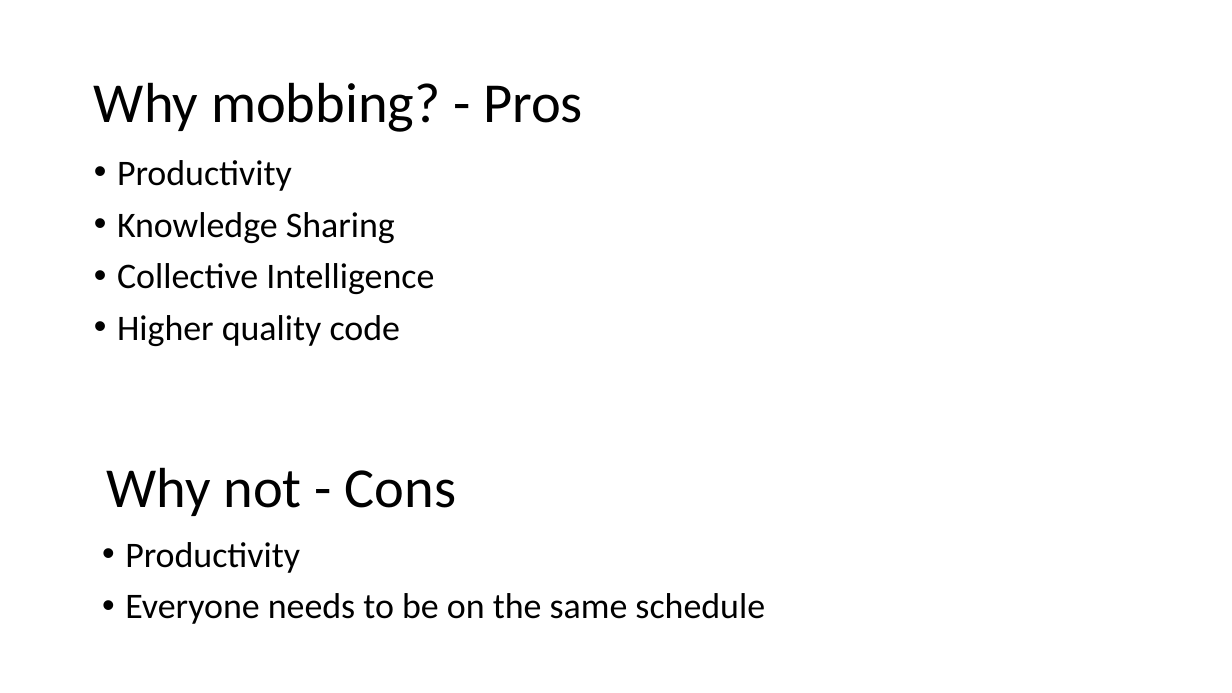
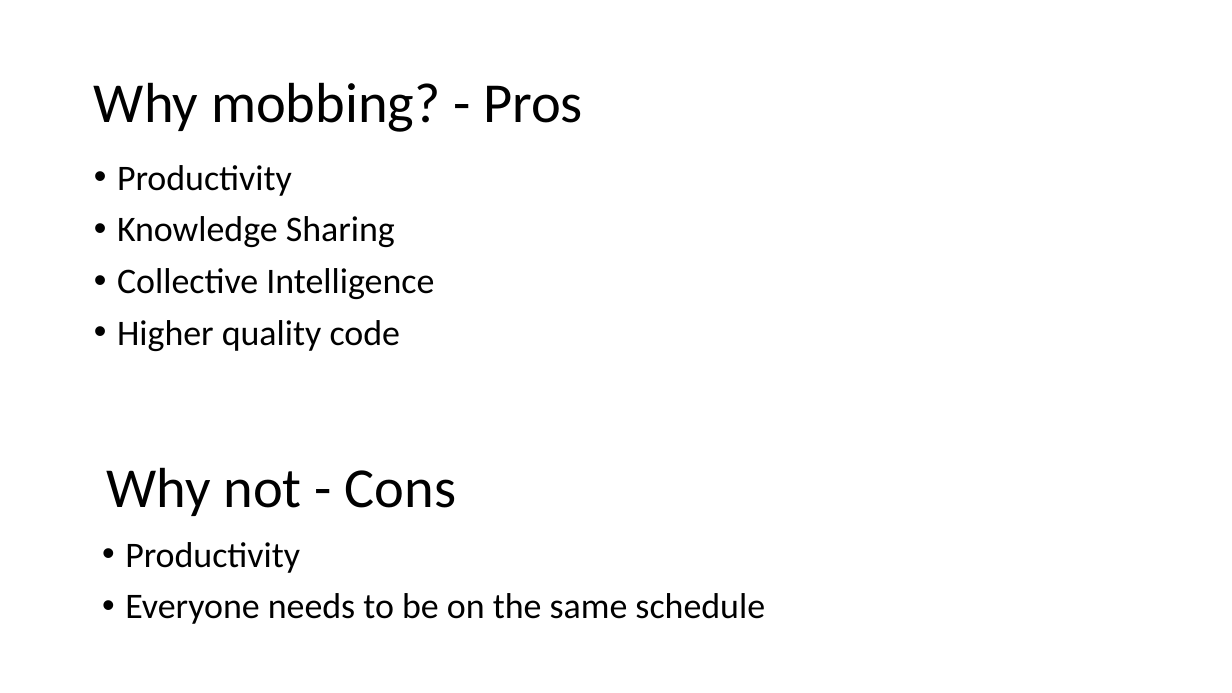
Before and after one commit to jonathan-r-jones/Mob-Programming-Demo, a slide deck: slide 4 of mob.pptx. Drawn at 1232x693 pixels with LibreOffice and Linux fonts; fonts in the diff are those of the drawing. Boxes give left, top, right and bottom in pixels: in the first picture for what was removed or moved away, otherwise in the second. Text is boxed around its words. In the diff, an @@ line names an element or a change of style, - is before the commit and + after.

```diff
--- a/mob.pptx
+++ b/mob.pptx
@@ text "Productivity" moved from (x1=117, y1=160, x2=434, y2=346) to (x1=117, y1=165, x2=434, y2=351) @@
```
Also in this commit, not shown: 4 other slides changed, 2 slides added.
